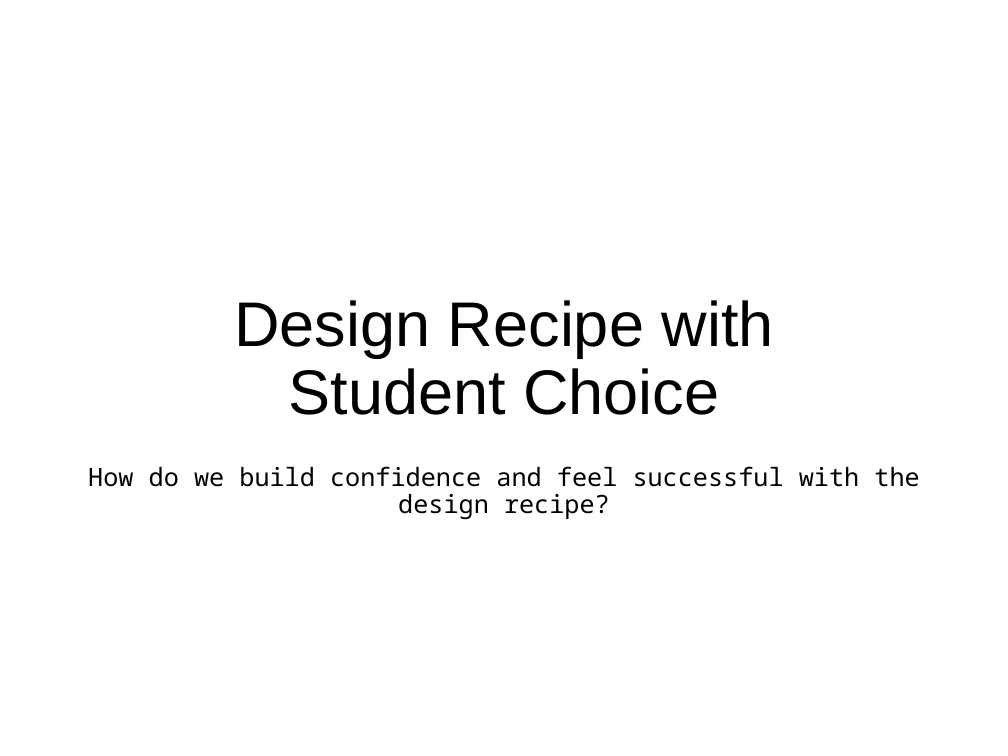
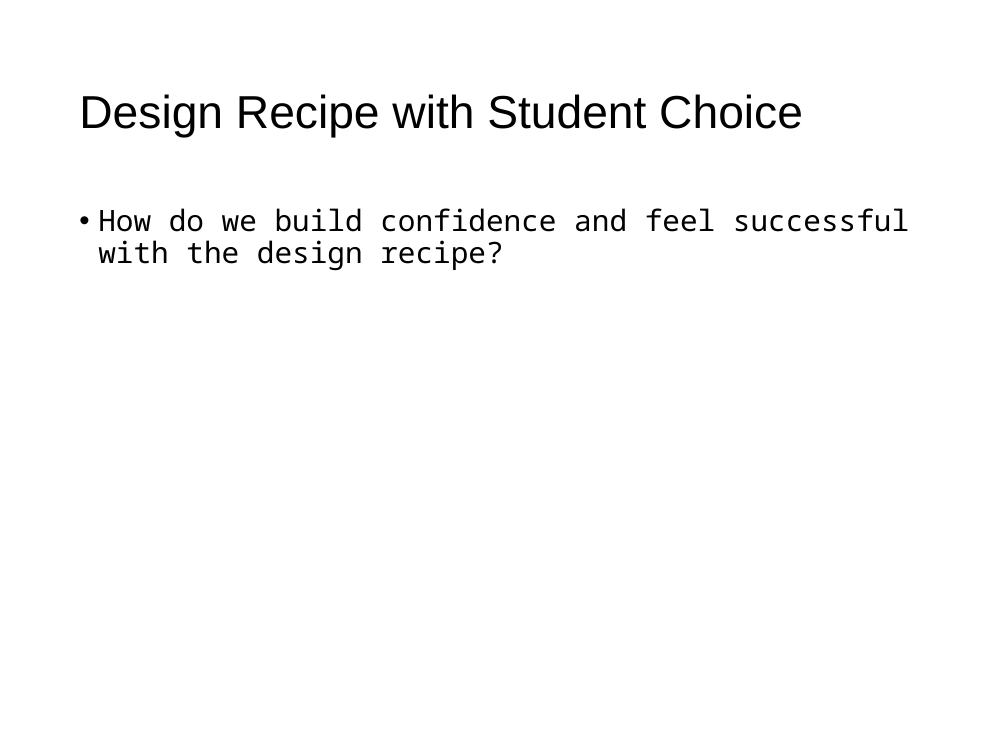
Before and after one commit to taps3/bootstrapcsp, a slide deck: slide 77 of bootstrapcsp_slidedeck.pptx (slide 78 before the commit). Drawn at 1008x756 pixels with LibreOffice and Linux fonts; fonts in the diff are those of the drawing. Boxes give left, top, right and bottom in pixels: in the first picture for what was removed or moved away, otherwise in the second. Text is boxed around its words. In the diff, an @@ line names an element or a change of style, - is before the commit and + after.

```diff
--- a/bootstrapcsp_slidedeck.pptx
+++ b/bootstrapcsp_slidedeck.pptx
@@ title "Design Recipe with Student Choice" moved from (x1=234, y1=300, x2=774, y2=415) to (x1=79, y1=94, x2=803, y2=137) @@
@@ title "Design Recipe with Student Choice" at (x1=79, y1=94, x2=803, y2=137): size 45 to 33 pt; alignment centre to left; vertical alignment bottom to middle @@
@@ text "How do we build confidence ..." moved from (x1=88, y1=466, x2=919, y2=519) to (x1=98, y1=208, x2=909, y2=271) @@
@@ text "How do we build confidence ..." at (x1=98, y1=208, x2=909, y2=271): size 18 to 21 pt; alignment centre to left; bullet none to •; more space between paragraphs @@
```
Also in this commit, not shown: 148 other slides changed, 1 slide added, 2 slides removed, 15 other files.
